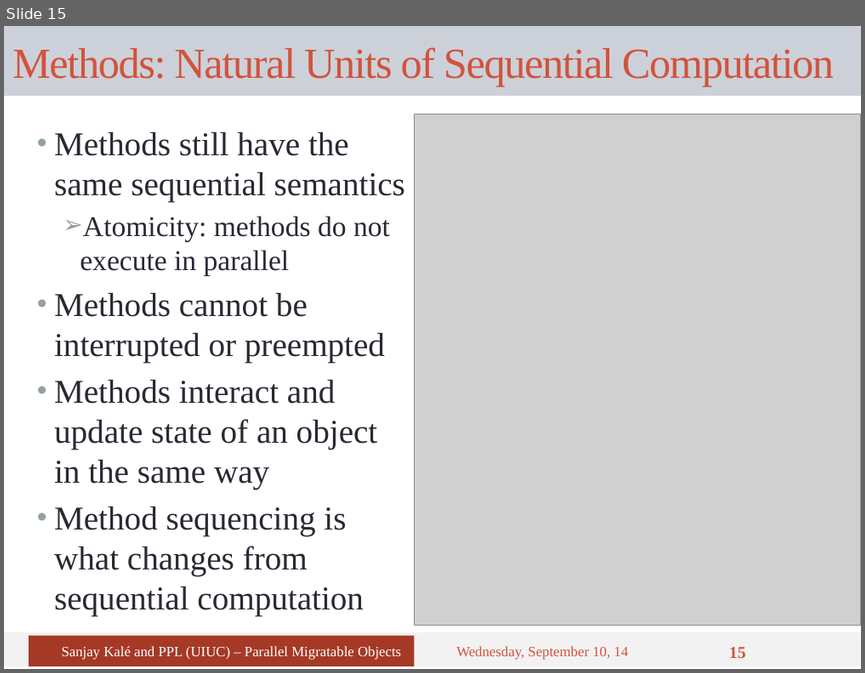
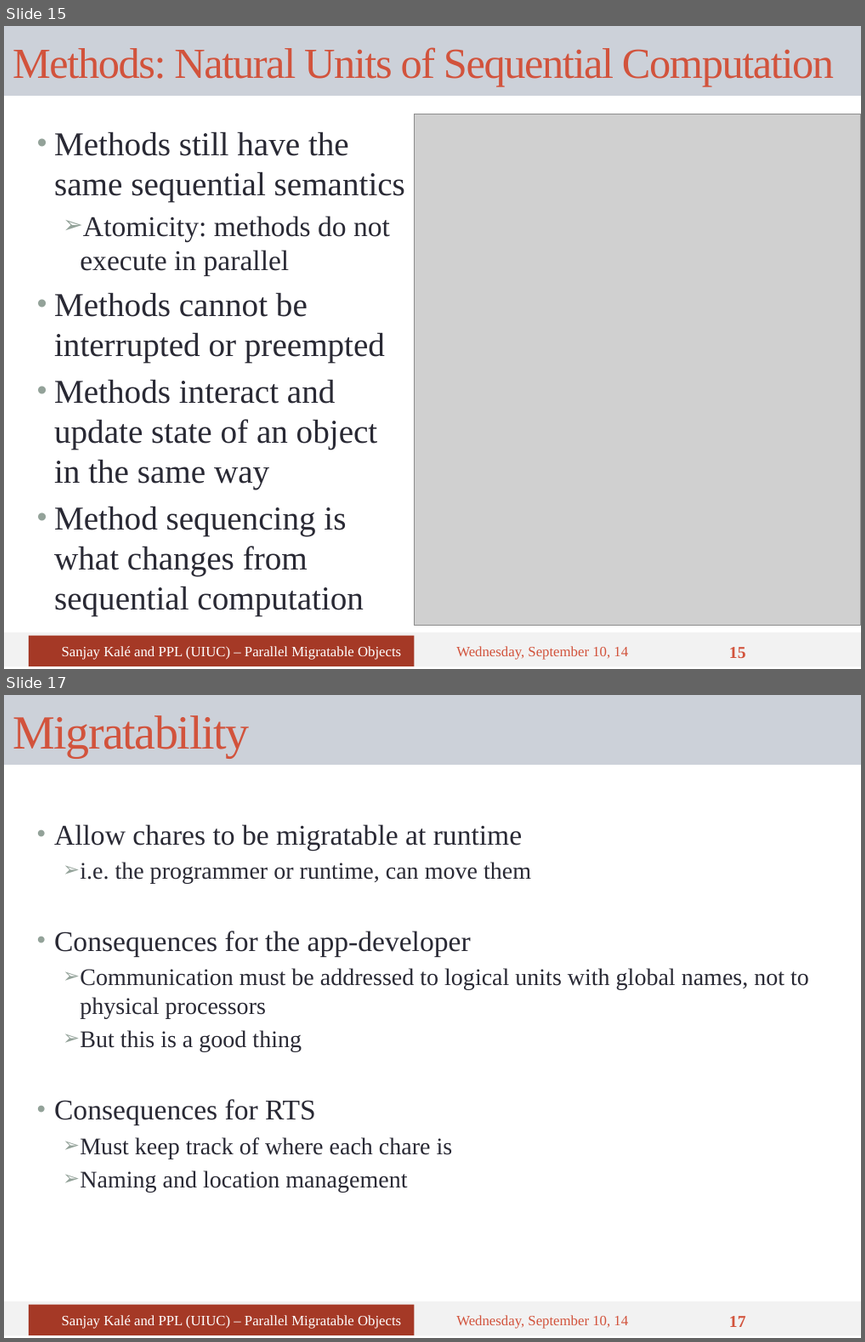
Before and after one commit to UIUC-PPL/charm_tutorial, a slide deck: tutorial-01-intro.pptx. Shown one above the other, each under a label of ours: slide 15 before the commit, slides 15 and 17 after it; the slides between them are not shown. The pictures are 865x673 and 865x1342 pixels, drawn with LibreOffice and Linux fonts; fonts in the diff are those of the drawing; grey boxes stand for pictures. Boxes give left, top, right and bottom in pixels: in the first picture for what was removed or moved away, otherwise in the second. Text is boxed around its words. In the diff, an @@ line names an element or a change of style, - is before the commit and + after.

```diff
--- a/tutorial-01-intro.pptx
+++ b/tutorial-01-intro.pptx
@@ slide 17 added at (4, 695, 861, 1338), background #FFFFFF; not listed: 1 template element that a slide beside it also shows @@
@@ title added at (4, 695, 861, 765), fill #CCD1D9, 40 pt, text #D2533C @@
+Migratability
@@ text added at (54, 824, 809, 1191), 20 pt, text #292934 @@
+• Allow chares to be migratable at runtime
+  ➢ i.e. the programmer or runtime, can move them
+• Consequences for the app-developer
+  ➢ Communication must be addressed to logical units with global names, not to physical processors
+  ➢ But this is a good thing
+• Consequences for RTS
+  ➢ Must keep track of where each chare is
+  ➢ Naming and location management
@@ rectangle added at (29, 1304, 415, 1335), fill #A53926, 12 pt, text #FFFFFF @@
+Sanjay Kalé and PPL (UIUC) – Parallel Migratable Objects
@@ text added at (456, 1315, 628, 1328), 12 pt, text #D2533C @@
+Wednesday, September 10, 14
@@ page number added at (729, 1315, 746, 1327), 14 pt, text #D2533C, bold @@
+17
```
Also in this commit, not shown: 6 slides changed, 5 other slides added.
